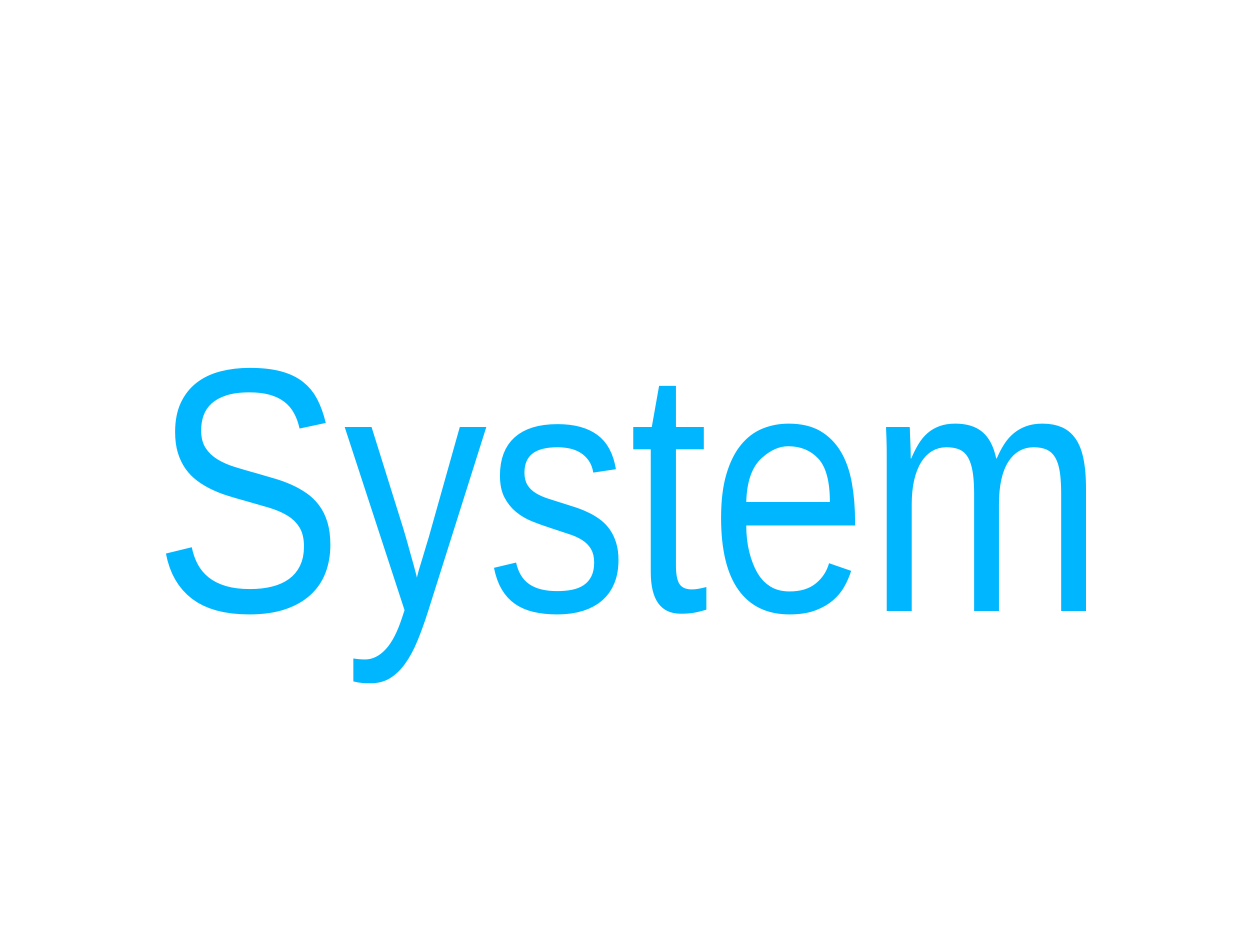
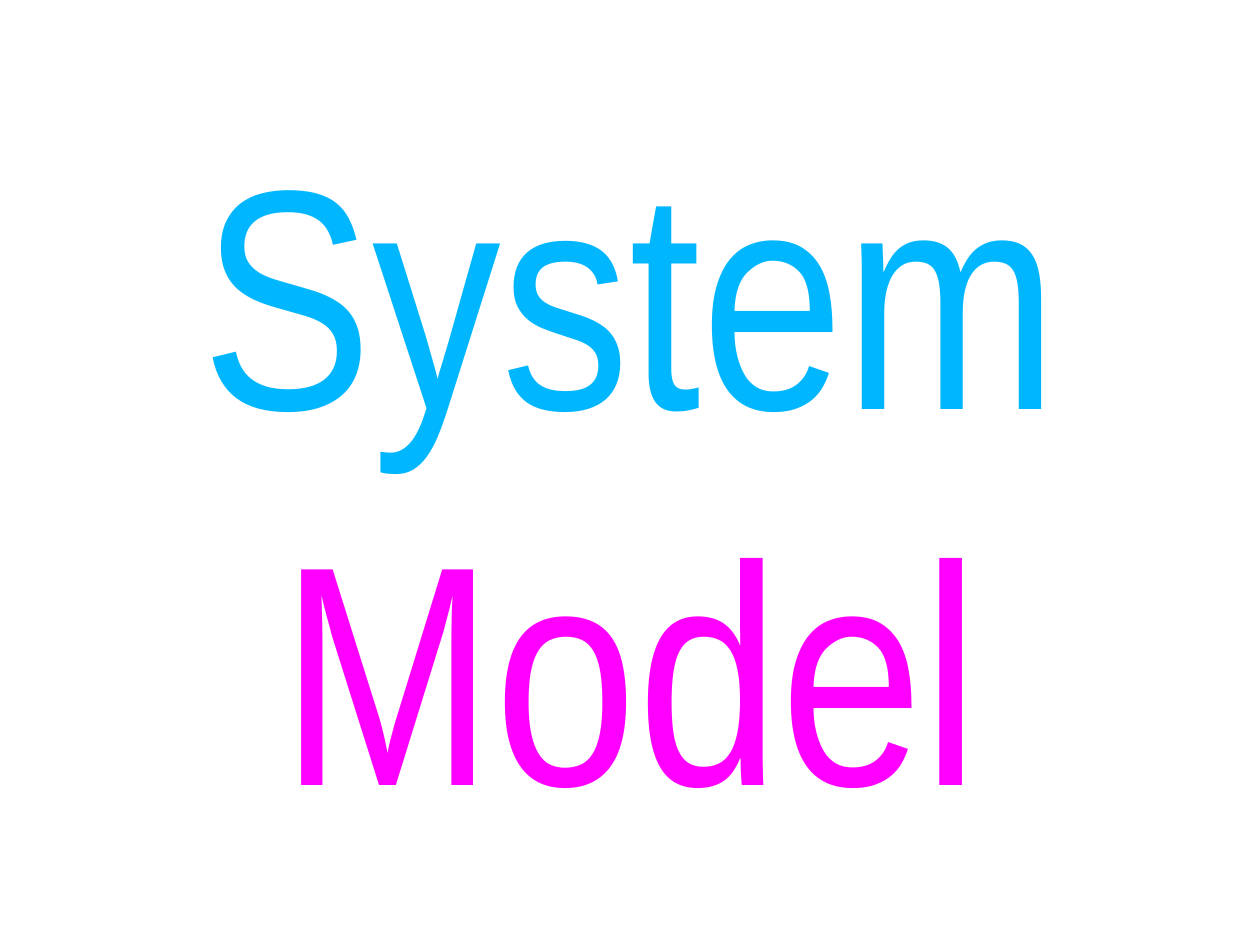
Before and after one commit to cessor/empathiccode, a slide deck: slide 46 of WeaselWords-DotnetDevCon.pptx (slide 48 before the commit). Drawn at 1260x945 pixels with LibreOffice and Linux fonts; fonts in the diff are those of the drawing. Boxes give left, top, right and bottom in pixels: in the first picture for what was removed or moved away, otherwise in the second. Text is boxed around its words. In the diff, an @@ line names an element or a change of style, - is before the commit and + after.

```diff
--- a/WeaselWords-DotnetDevCon.pptx
+++ b/WeaselWords-DotnetDevCon.pptx
@@ title at (x1=202, y1=190, x2=1059, y2=788): text changed; size 199 to 179.1 pt @@
-System
+System
+Model
```
Also in this commit, not shown: 7 other slides changed, 27 slides added, 25 slides removed, 1 other file.
